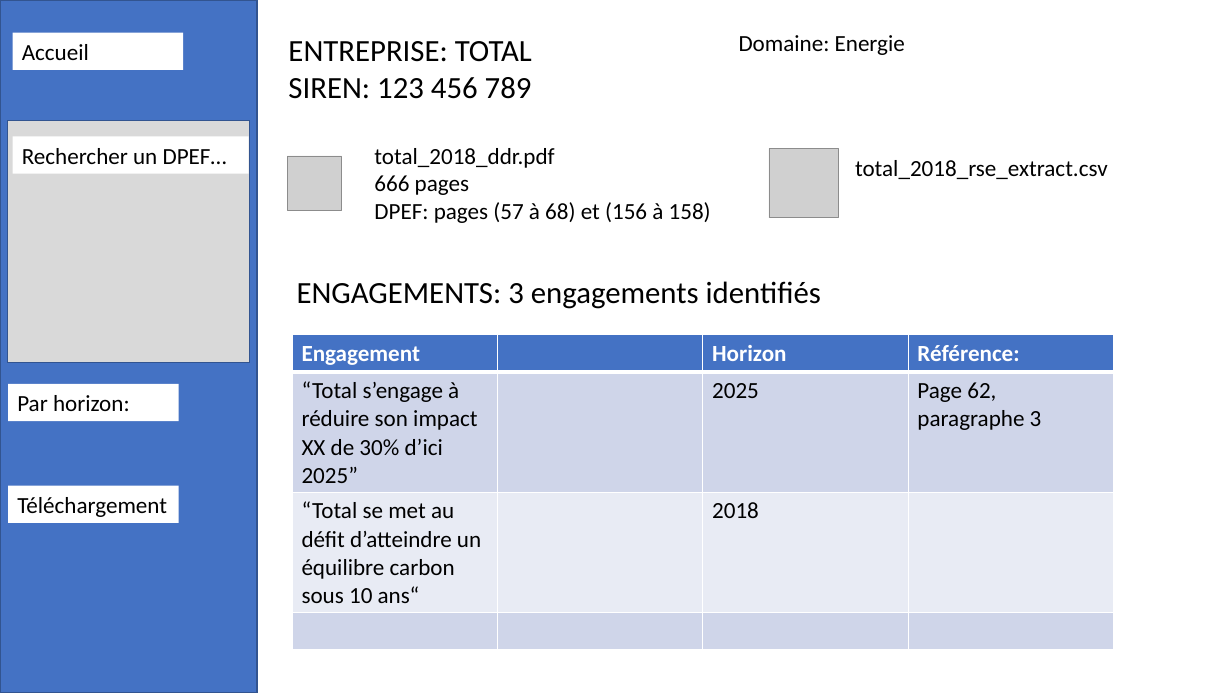
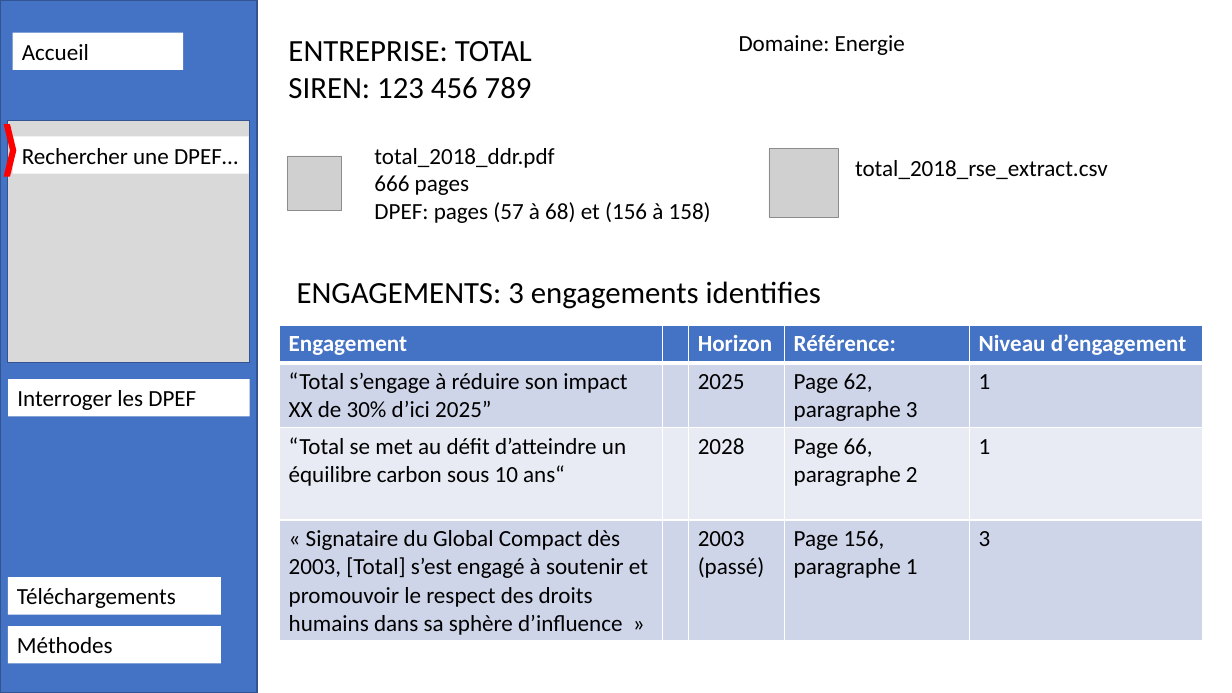
Before and after one commit to dataforgoodfr/batch7_rse, a slide deck: slide 2 of src/restitution/Website Draft.pptx. Drawn at 1232x693 pixels with LibreOffice and Linux fonts; fonts in the diff are those of the drawing; grey boxes stand for pictures. Boxes give left, top, right and bottom in pixels: in the first picture for what was removed or moved away, otherwise in the second. Text is boxed around its words. In the diff, an @@ line names an element or a change of style, - is before the commit and + after.

Commit message:
Updated web draft

```diff
--- a/src/restitution/Website Draft.pptx
+++ b/src/restitution/Website Draft.pptx
@@ chevron added at [4,124,17,177], fill #FF0000 @@
@@ text in rectangle at [22,148,238,164]: text changed @@
-Rechercher un DPEF…
+Rechercher une DPEF…
@@ text at [297,281,821,309]: text changed @@
-ENGAGEMENTS: 3 engagements identifiés
+ENGAGEMENTS: 3 engagements identifies
@@ table at [279,325,1202,640] @@
-column 1, row 4: 
+column 1, row 4: « Signataire du Global Compact dès 2003, [Total] s’est engagé à soutenir et promouvoir le respect des droits humains dans sa sphère d’influence »
-column 3: Horizon | 2025 | 2018 | 
-column 4: Référence: | Page 62, paragraphe 3 |  | 
+column 3: Horizon | 2025 | 2028 | 2003 (passé)
+column 4: Référence: | Page 62, paragraphe 3 | Page 66, paragraphe 2 | Page 156, paragraphe 1
+column 5: Niveau d’engagement | 1 | 1 | 3
@@ table: place and size @@
-table at [292,335,1113,650]
+table at [279,325,1202,640]
@@ rectangle removed at [8,384,178,421] @@
-Par horizon:
@@ rectangle added at [8,379,250,416], fill #FFFFFF, 18 pt, text #000000 @@
+Interroger les DPEF
@@ rectangle removed at [8,486,178,523] @@
-Téléchargement
@@ rectangle added at [8,578,222,615], fill #FFFFFF, 18 pt, text #000000 @@
+Téléchargements
@@ rectangle added at [8,627,222,664], fill #FFFFFF, 18 pt, text #000000 @@
+Méthodes
```
Also in this commit, not shown: 1 other slide changed, 1 slide added.
